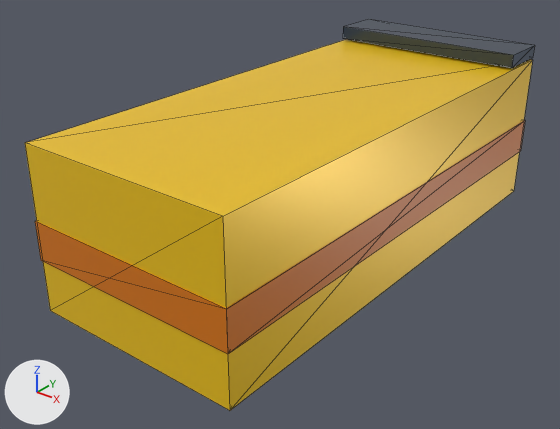
A saved change to the glTF model public/assets/models/vehicles/veh_matatu_ngong_01.glb.
One viewpoint serves both versions: a 50 mm lens placed at (4.48, -6.23, 4.4), pointed at (-0.18, -0.41, 0.79). The lights are fixed; the arrows at lower left show +X, +Y and +Z. The picture after the commit comes second. Mesh edges are drawn as thin lines. Where no turn or scale is listed for an object, it has been applied to the vertices. Vertices at exactly the same position are counted once.
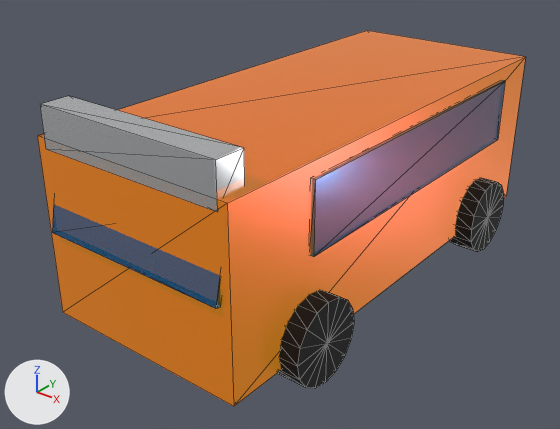
Where the newer file only moved an object's origin or applied its transform, the numbers keep the older frame.

Location of each change, [x1, y1, x2, y2] in pixels of the pictures (560 x 429 px):
'Mesh_0', recoloured, surface changed, rescaled: before [25, 39, 532, 410]; after [37, 30, 526, 406]
'Mesh_1', recoloured, surface changed, moved, rescaled: before [35, 120, 525, 354]; after [40, 96, 244, 212]
'Mesh_4', added: after [310, 80, 505, 257]
'Mesh_2', recoloured, surface changed, reshaped: before [343, 19, 535, 68]; after [52, 204, 221, 308]
'Mesh_6', added (black): after [278, 290, 354, 388]
'Mesh_8', added: after [450, 178, 504, 252]

The change, as a diff of the scene's bpy script:
```diff
--- a/public/assets/models/vehicles/veh_matatu_ngong_01.glb.py
+++ b/public/assets/models/vehicles/veh_matatu_ngong_01.glb.py
@@ mat_material_0 @@
 mat_material_0 = principled_material('Material_0')
-mat_material_0.base_color = (0.956, 0.604, 0.0075)  # yellow #facc15
-mat_material_0.metallic = 0.2
-mat_material_0.roughness = 0.35
+mat_material_0.base_color = (0.716, 0.0194, 0.0194)  # red #dc2626
+mat_material_0.metallic = 0.5
+mat_material_0.roughness = 0.3
+mat_material_0.emission_color = (0.823, 0.451, 0.00243)  # yellow #eab308
+mat_material_0.emission_strength = 0.3
@@ mat_material_1 @@
 mat_material_1 = principled_material('Material_1')
-mat_material_1.base_color = (0.694, 0.184, 0.00182)  # orange #d97706
-mat_material_1.roughness = 0.4
+mat_material_1.base_color = (0.939, 0.956, 0.973)  # white #f8fafc
+mat_material_1.roughness = 0.1
+mat_material_1.metallic = 0.95
@@ mat_material_2 @@
 mat_material_2 = principled_material('Material_2')
-mat_material_2.base_color = (0.063, 0.0908, 0.141)  # dark blue #475569
-mat_material_2.metallic = 0.7
+mat_material_2.base_color = (0.000607, 0.231, 0.571)  # blue #0284c7
+mat_material_2.metallic = 0.9
 mat_material_2.roughness = 0.3
+mat_material_2.alpha = 0.8
@@ me_mesh_0 @@
-me_mesh_0.from_pydata(...)  # 8 vertices, 12 faces; spans x -1.15..1.15, y -2.7..2.7, z -0.85..0.85
+me_mesh_0.from_pydata(...)  # 8 vertices, 12 faces; spans x -1.1..1.1, y -2.6..2.6, z -0.9..0.9
+# me_mesh_0 part 1: the whole mesh is scaled about its middle by (0.957, 0.963, 1.06)
 me_mesh_0.materials.append(mat_material_0)
@@ me_mesh_1 @@
-me_mesh_1.from_pydata(...)  # 8 vertices, 12 faces; spans x -1.16..1.16, y -2.71..2.71, z -0.2..0.2
+me_mesh_1.from_pydata(...)  # 8 vertices, 12 faces; spans x -1.0..1.0, y -0.15..0.15, z -0.2..0.2
+# me_mesh_1 part 2: the whole mesh is scaled about its middle by (0.862, 0.0554, 1)
 me_mesh_1.materials.append(mat_material_1)
@@ me_mesh_2 @@
-me_mesh_2.from_pydata(...)  # 8 vertices, 12 faces; spans x -1.15..1.15, y -0.3..0.3, z -0.08..0.08
-me_mesh_2.vertices[0].co = (1.15, -0.3, 0.08)  # pixel (513, 55)
-me_mesh_2.vertices[1].co = (1.15, 0.3, 0.08)  # pixel (534, 45)
-me_mesh_2.vertices[2].co = (1.15, -0.3, -0.08)  # pixel (511, 68)
-me_mesh_2.vertices[3].co = (1.15, 0.3, -0.08)  # pixel (532, 57)
-me_mesh_2.vertices[4].co = (-1.15, 0.3, 0.08)  # pixel (368, 19)
-me_mesh_2.vertices[5].co = (-1.15, -0.3, 0.08)  # pixel (343, 26)
-me_mesh_2.vertices[6].co = (-1.15, 0.3, -0.08)
-me_mesh_2.vertices[7].co = (-1.15, -0.3, -0.08)  # pixel (342, 38)
+me_mesh_2.from_pydata(...)  # 8 vertices, 12 faces; spans x -1.0..1.0, y -5.05..-4.85, z -0.95..-0.15
+# me_mesh_2 part 3
+me_mesh_2.vertices[0].co = (1.0, -4.9, -0.15)
+me_mesh_2.vertices[1].co = (1.0, -4.85, -0.16)
+me_mesh_2.vertices[2].co = (1.0, -5.05, -0.94)  # pixel (215, 308)
+me_mesh_2.vertices[3].co = (1.0, -5.0, -0.95)  # pixel (220, 307)
+me_mesh_2.vertices[4].co = (-1.0, -4.85, -0.16)
+me_mesh_2.vertices[5].co = (-1.0, -4.9, -0.15)
+me_mesh_2.vertices[6].co = (-1.0, -5.0, -0.95)
+me_mesh_2.vertices[7].co = (-1.0, -5.05, -0.94)  # pixel (52, 232)
 me_mesh_2.materials.append(mat_material_2)
@@ ob_mesh_1 @@
 ob_mesh_1 = bpy.data.objects.new('Mesh_1', me_mesh_1)
-ob_mesh_1.location = (0.0, 0.0, 1.1)
+ob_mesh_1.location = (0.0, -2.45, 2.2)
@@ ob_mesh_8 @@
+ob_mesh_8 = bpy.data.objects.new('Mesh_8', me_mesh_8)  # 36 vertices, 64 faces; spans x -0.15..0.15, y -0.42..0.42, z -0.42..0.42; in mat_material_3 (black #171717)
+ob_mesh_8.location = (1.15, 1.6, 0.45)
@@ ob_mesh_6 @@
+ob_mesh_6 = bpy.data.objects.new('Mesh_6', me_mesh_8.copy())
+ob_mesh_6.location = (1.15, -1.6, 0.45)
@@ ob_mesh_4 @@
+ob_mesh_4 = bpy.data.objects.new('Mesh_4', me_mesh_4)  # a box spanning x -0.02..0.02, y -1.8..1.8, z -0.35..0.35; in mat_material_2 (blue #0284c7)
+ob_mesh_4.location = (1.11, 0.2, 1.6)
```
